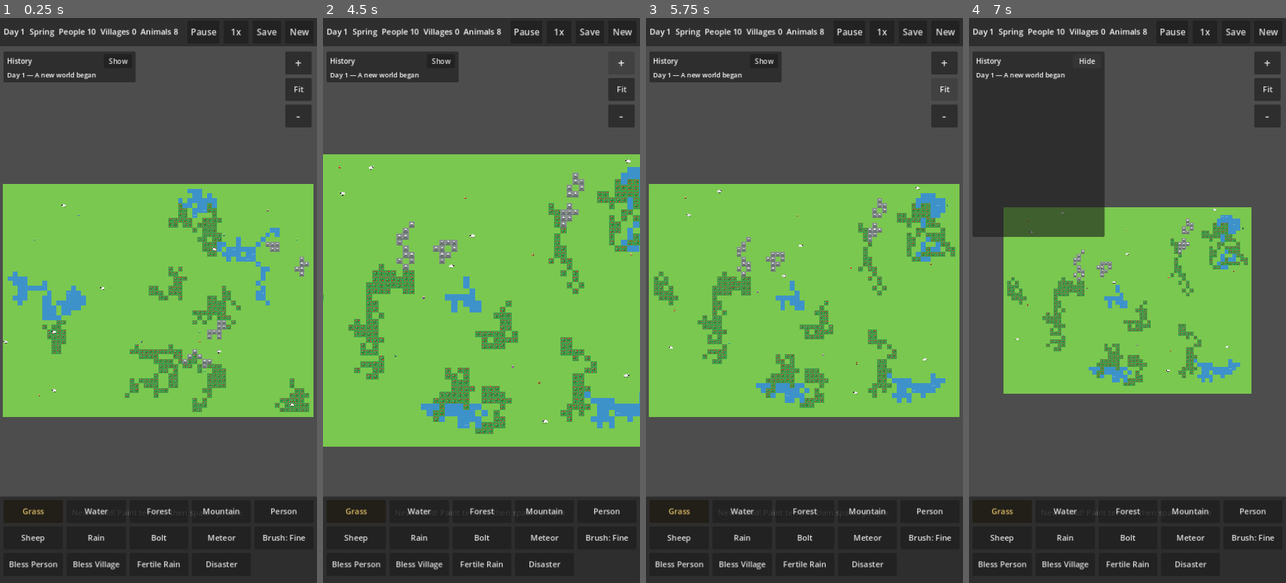
Above: before the commit, frames 1-4 (left to right).
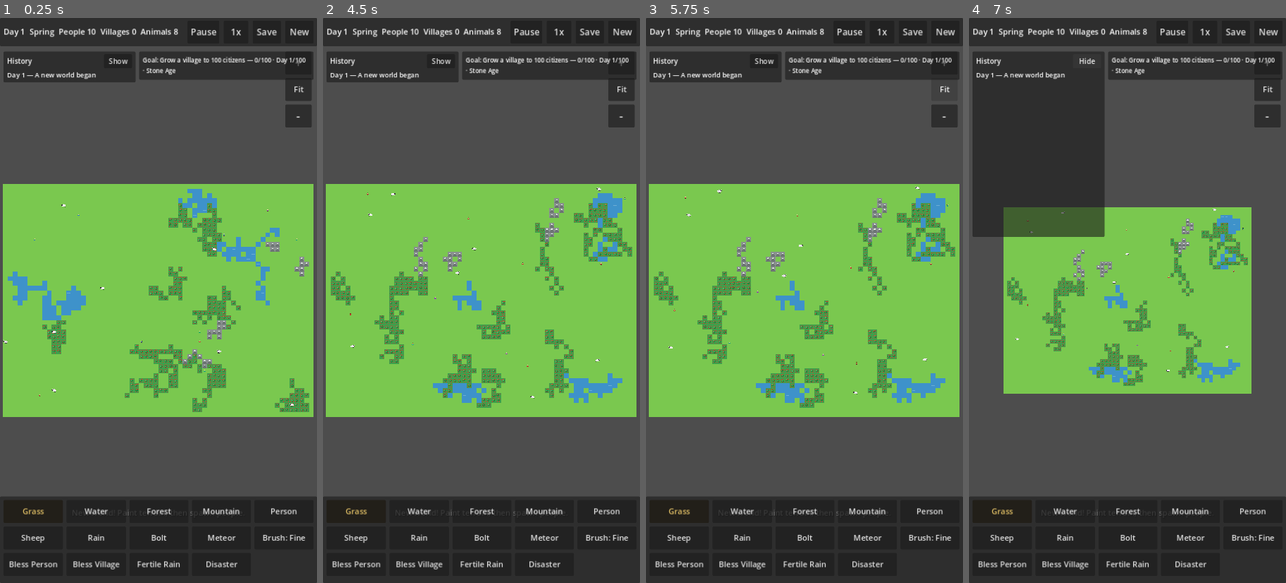
Above: after the commit, the same moments.

Repository: PranayR8/God-Simulator
Game: Godot game, scene res://main.tscn
Same seed, same stepped clock (60 frames per second), same inputs: the game is played once before the commit and once after it.
Inputs:
- Up to frame 1 (0.25 s): no input
- Up to frame 2 (4.5 s): click "New" at 0.5 s; click "New" at 1.25 s; click "1x" at 2 s; click "2x" at 2.75 s; click "4x" at 3.5 s; click "+" at 4.25 s
- Up to frame 3 (5.75 s): click "Fit" at 5 s
- Up to frame 4 (7 s): click "-" at 5.75 s; click "Show" at 6.5 s

The runs differ from the first frame. In frame 1, 2.2% of the frame differs, in the area x 44-99%, y 6-11%; in frame 2, 23%, in the area x 0-100%, y 6-76%; in frame 3, 2.2%; in frame 4, 2.2%.

Commit message:
God Simulator — Godot project + web export (GitHub Pages)

Diff:
--- a/main.tscn
+++ b/main.tscn
@@ -9,6 +9,7 @@
 [ext_resource type="Script" path="res://scripts/hud.gd" id="7_hud"]
 [ext_resource type="Script" path="res://scripts/disasters.gd" id="8_disasters"]
 [ext_resource type="Script" path="res://scripts/wars.gd" id="9_wars"]
+[ext_resource type="Script" path="res://scripts/goals.gd" id="10_goals"]
 
 [node name="Main" type="Node2D"]
 script = ExtResource("1_main")
@@ -33,6 +34,9 @@
 
 [node name="Wars" type="Node2D" parent="."]
 script = ExtResource("9_wars")
+
+[node name="Goals" type="Node" parent="."]
+script = ExtResource("10_goals")
 
 [node name="Camera2D" type="Camera2D" parent="."]
 position = Vector2(768, 576)
@@ -185,6 +189,57 @@
 theme_override_font_sizes/font_size = 15
 vertical_alignment = 0
 autowrap_mode = 2
+
+[node name="GoalPanel" type="PanelContainer" parent="HUD"]
+offset_left = 316.0
+offset_top = 76.0
+offset_right = 712.0
+offset_bottom = 140.0
+
+[node name="Margin" type="MarginContainer" parent="HUD/GoalPanel"]
+theme_override_constants/margin_left = 8
+theme_override_constants/margin_top = 6
+theme_override_constants/margin_right = 8
+theme_override_constants/margin_bottom = 6
+
+[node name="GoalLabel" type="Label" parent="HUD/GoalPanel/Margin"]
+theme_override_font_sizes/font_size = 14
+vertical_alignment = 1
+autowrap_mode = 2
+text = "Goal: Grow a village to 100 citizens"
+
+[node name="BannerPanel" type="PanelContainer" parent="HUD"]
+visible = false
+offset_left = 160.0
+offset_top = 420.0
+offset_right = 560.0
+offset_bottom = 620.0
+
+[node name="Margin" type="MarginContainer" parent="HUD/BannerPanel"]
+theme_override_constants/margin_left = 16
+theme_override_constants/margin_top = 16
+theme_override_constants/margin_right = 16
+theme_override_constants/margin_bottom = 16
+
+[node name="VBox" type="VBoxContainer" parent="HUD/BannerPanel/Margin"]
+theme_override_constants/separation = 12
+
+[node name="BannerTitle" type="Label" parent="HUD/BannerPanel/Margin/VBox"]
+theme_override_font_sizes/font_size = 28
+horizontal_alignment = 1
+text = "Victory!"
+
+[node name="BannerMessage" type="Label" parent="HUD/BannerPanel/Margin/VBox"]
+theme_override_font_sizes/font_size = 16
+horizontal_alignment = 1
+autowrap_mode = 2
+text = "A village reached 100 citizens before Day 100."
+
+[node name="BannerButton" type="Button" parent="HUD/BannerPanel/Margin/VBox"]
+custom_minimum_size = Vector2(120, 48)
+focus_mode = 0
+theme_override_font_sizes/font_size = 18
+text = "Continue"
 
 [node name="HintLabel" type="Label" parent="HUD"]
 anchors_preset = 7
--- /dev/null
+++ b/scripts/goals.gd
@@ -0,0 +1,204 @@
+class_name Goals
+extends Node
+
+## Phase 13 — goals, eras & achievements.
+##
+## Eras: Stone -> Bronze -> Iron -> Classical, each unlocked by a
+## milestone (Bronze: a village reaches City; Iron: 100 citizens;
+## Classical: survive 10 winters AND win a war). The era is a
+## progression marker — the log announces each one, so the player gets
+## a clear "you did it" moment.
+##
+## Achievements: a checklist of nine things to do. Each one unlocks
+## once, the first time its condition is true, and the log names it.
+##
+## Scenario: "Grow a village to 100 citizens before Day 100." The HUD
+## shows it from the start with live progress. Win when a village
+## reaches 100 by Day 100; lose when Day 100 passes without one, or
+## when everyone dies. The win/loss shows a banner; after it resolves
+## the player keeps playing in free play and the HUD shows the next
+## era's goal instead.
+##
+## Goals never touches the game directly — Main calls tick(day) every
+## tick and connects the signals to the log and the banner.
+
+const ERA_NAMES := ["Stone", "Bronze", "Iron", "Classical"]
+const ERA_IRON_POP := 100
+const ERA_CLASSICAL_WINTERS := 10
+const SCENARIO_TARGET_POP := 100
+const SCENARIO_DEADLINE_DAY := 100
+
+const ACHIEVEMENTS := [
+	{"id": "first_village", "name": "First Village", "desc": "Found your first village."},
+	{"id": "five_villages", "name": "Five Villages", "desc": "Have 5 villages at once."},
+	{"id": "raise_city", "name": "Raise a City", "desc": "Grow a village to City stage."},
+	{"id": "first_hero", "name": "First Hero", "desc": "A hero rises."},
+	{"id": "third_generation", "name": "Third Generation", "desc": "A house reaches its 3rd generation."},
+	{"id": "win_war", "name": "Win a War", "desc": "A village wins a war."},
+	{"id": "save_village", "name": "Save a Village", "desc": "A village survives a plague."},
+	{"id": "hundred_citizens", "name": "100 Citizens", "desc": "Reach 100 people."},
+	{"id": "ten_winters", "name": "Ten Winters", "desc": "Survive ten winters."},
+]
+
+signal era_changed(era_name: String)
+signal achievement_unlocked(achievement_id: String, achievement_name: String)
+signal scenario_won()
+signal scenario_lost(reason: String)
+
+var era: int = 0
+var winters_survived: int = 0
+var wars_won: int = 0
+var achievements: Dictionary = {}
+var scenario_state: int = 0  # 0 = active, 1 = won, 2 = lost
+var scenario_reason: String = ""
+
+var agents: Agents = null
+var villages: Villages = null
+
+var _last_season: int = -1
+var _was_plague: bool = false
+var _had_people: bool = false
+
+## Reset everything (a new world starts in the Stone Age with no
+## achievements and a fresh scenario).
+func clear_all() -> void:
+	era = 0
+	winters_survived = 0
+	wars_won = 0
+	achievements = {}
+	scenario_state = 0
+	scenario_reason = ""
+	_last_season = -1
+	_was_plague = false
+	_had_people = false
+
+func tick(day: int) -> void:
+	if agents == null or villages == null:
+		return
+	# A winter is survived when Winter turns to Spring.
+	var season := GodSimWorld.season_index_for_day(day)
+	if _last_season == GodSimWorld.SEASON_WINTER and season == GodSimWorld.SEASON_SPRING:
+		winters_survived += 1
+	_last_season = season
+	# A plague is survived when it ends (nobody sick anymore) and
+	# people are still alive to tell it.
+	var plague_now := agents.count_sick() > 0
+	if _was_plague and not plague_now and agents.count_people() > 0:
+		_unlock("save_village")
+	_was_plague = plague_now
+	if agents.count_people() > 0:
+		_had_people = true
+	_check_eras()
+	_check_achievements()
+	_check_scenario(day)
+
+func _check_eras() -> void:
+	# Bronze: a village reaches City stage (population 60).
+	if era == 0:
+		for v in villages.villages:
+			if villages.stage_of(v) >= 3:
+				era = 1
+				era_changed.emit(ERA_NAMES[era])
+				break
+	# Iron: 100 citizens in total.
+	if era == 1 and agents.count_people() >= ERA_IRON_POP:
+		era = 2
+		era_changed.emit(ERA_NAMES[era])
+	# Classical: survive 10 winters AND win a war.
+	if era == 2 and winters_survived >= ERA_CLASSICAL_WINTERS and wars_won >= 1:
+		era = 3
+		era_changed.emit(ERA_NAMES[era])
+
+func _check_achievements() -> void:
+	var people := agents.count_people()
+	if villages.count() >= 1:
+		_unlock("first_village")
+	if villages.count() >= 5:
+		_unlock("five_villages")
+	for v in villages.villages:
+		if villages.stage_of(v) >= 3:
+			_unlock("raise_city")
+			break
+	for a in agents.agents:
+		if a.hero:
+			_unlock("first_hero")
+			break
+	for a in agents.agents:
+		if a.kind == SimAgent.Kind.PERSON and a.generation >= 3:
+			_unlock("third_generation")
+			break
+	if wars_won >= 1:
+		_unlock("win_war")
+	if people >= 100:
+		_unlock("hundred_citizens")
+	if winters_survived >= 10:
+		_unlock("ten_winters")
+
+func _unlock(achievement_id: String) -> void:
+	if bool(achievements.get(achievement_id, false)):
+		return
+	achievements[achievement_id] = true
+	var achievement_name := achievement_id
+	for def in ACHIEVEMENTS:
+		if String(def.get("id", "")) == achievement_id:
+			achievement_name = String(def.get("name", achievement_id))
+			break
+	achievement_unlocked.emit(achievement_id, achievement_name)
+
+## A war ended with a winner (called from Main when Wars reports one).
+func note_war_won(_winner_name: String) -> void:
+	wars_won += 1
+
+func _check_scenario(day: int) -> void:
+	if scenario_state != 0:
+		return
+	# Win: a village reaches 100 citizens by Day 100.
+	for v in villages.villages:
+		if villages.population_of(v) >= SCENARIO_TARGET_POP and day <= SCENARIO_DEADLINE_DAY:
+			scenario_state = 1
+			scenario_won.emit()
+			return
+	# Lose: the deadline passed, or everyone died.
+	if day > SCENARIO_DEADLINE_DAY:
+		scenario_state = 2
+		scenario_reason = "The 100th day passed without a village of 100."
+		scenario_lost.emit(scenario_reason)
+	elif _had_people and agents.count_people() == 0:
+		scenario_state = 2
+		scenario_reason = "Everyone died."
+		scenario_lost.emit(scenario_reason)
+
+## The current era's name (for the HUD's goal line).
+func era_name() -> String:
+	return ERA_NAMES[clampi(era, 0, ERA_NAMES.size() - 1)]
+
+## The largest village's population (the HUD's progress number).
+func largest_village_pop() -> int:
+	var best := 0
+	for v in villages.villages:
+		best = maxi(best, villages.population_of(v))
+	return best
+
+## The goal line for the HUD. While the scenario is live it shows the
+## scenario with live progress; after it resolves it shows the next
+## era's goal, so there is always something to aim for.
+func goal_text(day: int) -> String:
+	if scenario_state == 0:
+		return "Goal: Grow a village to 100 citizens — %d/100 · Day %d/100" % [largest_village_pop(), day]
+	if scenario_state == 1:
+		return "Victory! A village reached 100 citizens. " + next_era_text()
+	if scenario_state == 2:
+		return "Defeat — %s %s" % [scenario_reason, next_era_text()]
+	return ""
+
+## What the next era needs (shown once the scenario resolves).
+func next_era_text() -> String:
+	match era:
+		0:
+			return "Next era: Bronze — raise a village to City."
+		1:
+			return "Next era: Iron — reach 100 citizens."
+		2:
+			return "Next era: Classical — survive 10 winters and win a war."
+		_:
+			return "Classical era — build as you like."
--- a/scripts/hud.gd
+++ b/scripts/hud.gd
@@ -16,6 +16,7 @@
 signal zoom_in_pressed
 signal zoom_out_pressed
 signal zoom_fit_pressed
+signal banner_dismissed
 
 # Tool ids — Main matches on these strings.
 const TOOL_PAINT_GRASS := "paint_grass"
@@ -48,6 +49,10 @@
 @onready var _log_latest: Label = $LogPanel/Margin/VBox/LogLatest
 @onready var _log_scroll: ScrollContainer = $LogPanel/Margin/VBox/LogScroll
 @onready var _log_entries: Label = $LogPanel/Margin/VBox/LogScroll/LogEntries
+@onready var _goal_label: Label = $GoalPanel/Margin/GoalLabel
+@onready var _banner_panel: PanelContainer = $BannerPanel
+@onready var _banner_title: Label = $BannerPanel/Margin/VBox/BannerTitle
+@onready var _banner_message: Label = $BannerPanel/Margin/VBox/BannerMessage
 
 ## The history panel sits top-left, below the stats bar. Collapsed it
 ## shows just the latest event; expanded it scrolls the whole log.
@@ -95,6 +100,7 @@
 	$ZoomBox/ZoomOutButton.pressed.connect(func() -> void: zoom_out_pressed.emit())
 	$ZoomBox/ZoomFitButton.pressed.connect(func() -> void: zoom_fit_pressed.emit())
 	_log_toggle.pressed.connect(_on_log_toggle_pressed)
+	$BannerPanel/Margin/VBox/BannerButton.pressed.connect(_on_banner_button_pressed)
 	_select_tool(TOOL_PAINT_GRASS)
 
 func update_stats(day: int, season_name: String, people: int, villages: int, animals: int) -> void:
@@ -103,6 +109,26 @@
 	_people_label.text = "People %d" % people
 	_villages_label.text = "Villages %d" % villages
 	_animals_label.text = "Animals %d" % animals
+
+## Phase 13 — the goal line: the current scenario (with live
+## progress) or, once it resolves, the next era's goal. The era name
+## rides along so the player always knows which age they are in.
+func update_goal(text: String, era_name: String) -> void:
+	_goal_label.text = "%s · %s Age" % [text, era_name]
+
+## Phase 13 — show the victory/defeat banner (the game pauses while
+## it is up; Continue dismisses it and play resumes).
+func show_banner(title: String, message: String) -> void:
+	_banner_title.text = title
+	_banner_message.text = message
+	_banner_panel.visible = true
+
+func hide_banner() -> void:
+	_banner_panel.visible = false
+
+func _on_banner_button_pressed() -> void:
+	hide_banner()
+	banner_dismissed.emit()
 
 func set_paused(is_paused: bool) -> void:
 	_pause_button.text = "Play" if is_paused else "Pause"
--- a/scripts/main.gd
+++ b/scripts/main.gd
@@ -48,6 +48,7 @@
 @onready var powers: Powers = $Powers
 @onready var disasters: Disasters = $Disasters
 @onready var wars: Wars = $Wars
+@onready var goals: Goals = $Goals
 @onready var save_system: SaveSystem = $SaveSystem
 @onready var camera: Camera2D = $Camera2D
 @onready var hud: Hud = $HUD
@@ -69,6 +70,13 @@
 	wars.agents = agents
 	wars.villages = villages
 	wars.event_log = event_log
+	goals.agents = agents
+	goals.villages = villages
+	goals.era_changed.connect(_on_era_changed)
+	goals.achievement_unlocked.connect(_on_achievement_unlocked)
+	goals.scenario_won.connect(_on_scenario_won)
+	goals.scenario_lost.connect(_on_scenario_lost)
+	wars.war_ended.connect(goals.note_war_won)
 	# History: villages and births report through signals; Main stamps
 	# the day and writes them into the log, and the HUD redraws.
 	agents.child_born.connect(_on_child_born)
@@ -90,12 +98,13 @@
 	hud.speed_pressed.connect(_on_speed_pressed)
 	hud.save_pressed.connect(_on_save_pressed)
 	hud.new_world_pressed.connect(_on_new_world_pressed)
+	hud.banner_dismissed.connect(_on_banner_dismissed)
 	hud.zoom_in_pressed.connect(func() -> void: _zoom_by(1.25))
 	hud.zoom_out_pressed.connect(func() -> void: _zoom_by(0.8))
 	hud.zoom_fit_pressed.connect(_fit_camera)
 	if save_system.save_exists():
 		var data := save_system.load_game()
-		if save_system.apply_save(data, world, agents, villages, event_log, wars):
+		if save_system.apply_save(data, world, agents, villages, event_log, wars, goals):
 			day = int(data.get("day", 1))
 			total_ticks = int(data.get("ticks", 0))
 			hud.set_hint("World loaded — welcome back!")
@@ -112,6 +121,7 @@
 	agents.clear_all()
 	villages.clear_all()
 	wars.clear_all()
+	goals.clear_all()
 	day = 1
 	total_ticks = 0
 	event_log.clear()
@@ -124,7 +134,7 @@
 	hud.set_hint("New world! Paint terrain, then spawn people.")
 
 func _save_quietly() -> void:
-	save_system.save_game(world, agents, villages, event_log, day, total_ticks, wars)
+	save_system.save_game(world, agents, villages, event_log, day, total_ticks, wars, goals)
 
 
 # --- simulation ------------------------------------------------------------
@@ -156,6 +166,7 @@
 	agents.tick(TICK_INTERVAL, season, day)
 	villages.tick(day)
 	wars.tick(day)  # raids, marches, battles, and their outcomes
+	goals.tick(day)  # eras, achievements, and the scenario
 	if total_ticks % 40 == 0:
 		_save_quietly()  # autosave every 40 ticks (~10s at 1x)
 	_update_hud()
@@ -164,6 +175,7 @@
 	hud.update_stats(day, GodSimWorld.season_name_for_day(day), agents.count_people(), villages.count(), agents.count_animals())
 	hud.update_cooldowns(powers.cooldowns)
 	hud.update_disaster_button(disasters.trigger_cooldown_remaining() > 0)
+	hud.update_goal(goals.goal_text(day), goals.era_name())
 
 ## What the log says when a season arrives.
 func _season_arrival_text(season: int) -> String:
@@ -433,6 +445,36 @@
 			else:
 				event_log.add(day, "A meteor crashed down, leaving a crater")
 
+## Phase 13 — an era unlocked: the log announces it, so the player
+## gets a clear "you did it" moment.
+func _on_era_changed(era_name: String) -> void:
+	event_log.add(day, "Your people have entered the %s Age!" % era_name)
+
+## Phase 13 — an achievement unlocked: named in the log.
+func _on_achievement_unlocked(_achievement_id: String, achievement_name: String) -> void:
+	event_log.add(day, "Achievement: %s!" % achievement_name)
+
+## Phase 13 — the banner was dismissed: play resumes.
+func _on_banner_dismissed() -> void:
+	paused = false
+	hud.set_paused(false)
+
+## Phase 13 — the scenario was won: log it, show the victory banner,
+## and pause so the moment lands.
+func _on_scenario_won() -> void:
+	event_log.add(day, "Victory! A village reached 100 citizens before Day 100.")
+	paused = true
+	hud.set_paused(true)
+	hud.show_banner("Victory!", "A village reached 100 citizens before Day 100. The scenario is won — keep playing in free play, or start a new world for another run.")
+
+## Phase 13 — the scenario was lost: log it, show the defeat banner,
+## and pause so the moment lands.
+func _on_scenario_lost(reason: String) -> void:
+	event_log.add(day, "Defeat — %s" % reason)
+	paused = true
+	hud.set_paused(true)
+	hud.show_banner("Defeat", "%s The scenario is over — keep playing in free play, or start a new world for another run." % reason)
+
 func _on_child_born(village_name: String) -> void:
 	event_log.add_birth(day, village_name)
 
@@ -578,7 +620,7 @@
 	hud.set_speed(SPEEDS[speed_index])
 
 func _on_save_pressed() -> void:
-	if save_system.save_game(world, agents, villages, event_log, day, total_ticks, wars):
+	if save_system.save_game(world, agents, villages, event_log, day, total_ticks, wars, goals):
 		hud.set_hint("World saved.")
 	else:
 		hud.set_hint("Save failed!")
--- a/scripts/save_system.gd
+++ b/scripts/save_system.gd
@@ -13,7 +13,7 @@
 func save_exists() -> bool:
 	return FileAccess.file_exists(SAVE_PATH)
 
-func save_game(world: GodSimWorld, agents: Agents, villages: Villages, event_log: EventLog, day: int, ticks: int, wars: Wars = null) -> bool:
+func save_game(world: GodSimWorld, agents: Agents, villages: Villages, event_log: EventLog, day: int, ticks: int, wars: Wars = null, goals: Goals = null) -> bool:
 	var data := {
 		"version": 5,
 		"seed": world.seed_value,
@@ -26,6 +26,7 @@
 		"burning": _burning_to_data(world),
 		"villages": _villages_to_data(villages),
 		"wars": wars.to_data() if wars != null else [],
+		"goals": _goals_to_data(goals),
 		"log": event_log.to_data(),
 	}
 	var file := FileAccess.open(SAVE_PATH, FileAccess.WRITE)
@@ -86,11 +87,26 @@
 		out.append({"name": v.name, "x": v.tile.x, "y": v.tile.y, "day": v.founded_day, "color": v.color.to_html(), "food": v.food, "wood": v.wood, "extra_houses": v.extra_houses_built, "blessed_until": v.blessed_until_day, "last_war": v.last_war_day})
 	return out
 
+## Goals as a Dictionary (era, winters, wars won, achievements, and
+## the scenario state). An absent goals node saves an empty dict, so
+## old callers without goals keep working.
+func _goals_to_data(goals: Goals) -> Dictionary:
+	if goals == null:
+		return {}
+	return {
+		"era": goals.era,
+		"winters": goals.winters_survived,
+		"wars_won": goals.wars_won,
+		"achievements": goals.achievements,
+		"scenario_state": goals.scenario_state,
+		"scenario_reason": goals.scenario_reason,
+	}
+
 ## Rebuild the world from loaded data. Returns false if the data is empty
 ## or unusable (caller should generate a fresh world instead).
 ## Old saves have no "log" key — the history just starts empty — and
 ## no "berries" key — forests restock to full (see rebuild_berries).
-func apply_save(data: Dictionary, world: GodSimWorld, agents: Agents, villages: Villages, event_log: EventLog, wars: Wars = null) -> bool:
+func apply_save(data: Dictionary, world: GodSimWorld, agents: Agents, villages: Villages, event_log: EventLog, wars: Wars = null, goals: Goals = null) -> bool:
 	if data.is_empty():
 		return false
 	world.seed_value = int(data.get("seed", 0))
@@ -190,6 +206,16 @@
 	# a Wars node (older tests) — those worlds simply have no wars.
 	if wars != null:
 		wars.from_data(data.get("wars", []))
+	# Phase 13 — goals (old saves have none: they start in the Stone
+	# Age with no achievements and a fresh scenario).
+	if goals != null:
+		var gd: Dictionary = data.get("goals", {})
+		goals.era = int(gd.get("era", 0))
+		goals.winters_survived = int(gd.get("winters", 0))
+		goals.wars_won = int(gd.get("wars_won", 0))
+		goals.achievements = gd.get("achievements", {})
+		goals.scenario_state = int(gd.get("scenario_state", 0))
+		goals.scenario_reason = String(gd.get("scenario_reason", ""))
 	event_log.from_data(data.get("log", []))
 	world.queue_redraw()
 	agents.queue_redraw()
--- a/scripts/wars.gd
+++ b/scripts/wars.gd
@@ -18,6 +18,11 @@
 ## bonus, wins), the winner takes food, and the loser loses people.
 ## After a war both villages need 10 days to recover before the next
 ## one, so war is an event, not a permanent state.
+##
+## Phase 13 — a war ended with a winner (winner_name is the winning
+## village). Goals counts it: winning a war is an achievement and one
+## half of the Classical era's requirement.
+signal war_ended(winner_name: String)
 ##
 ## Wars are saved (still v5): the active wars, each raider's war mark,
 ## and each village's last-war day all round-trip, so a war in progress
@@ -261,6 +266,8 @@
 		event_log.add(current_day, "%s repelled %s's raid — the raiders were driven off!" % [defender.name, attacker.name])
 		if leader != null and agents.agents.has(leader):
 			event_log.add(current_day, "%s held %s against %s's raid." % [leader.hero_title(), defender.name, attacker.name])
+	# Phase 13 — a war ended with a winner; Goals counts it.
+	war_ended.emit(winner.name)
 	# Phase 11 — the oldest raider who came home alive becomes a hero:
 	# surviving a war is the kind of thing a village remembers.
 	var survivors := _party_for(war_id)
Not shown: 1 places in main.tscn that only renumber resources
Not shown, added: scripts/goals.gd.uid
Not shown, changed: ROADMAP.md
Not shown, changed: docs/index.pck
